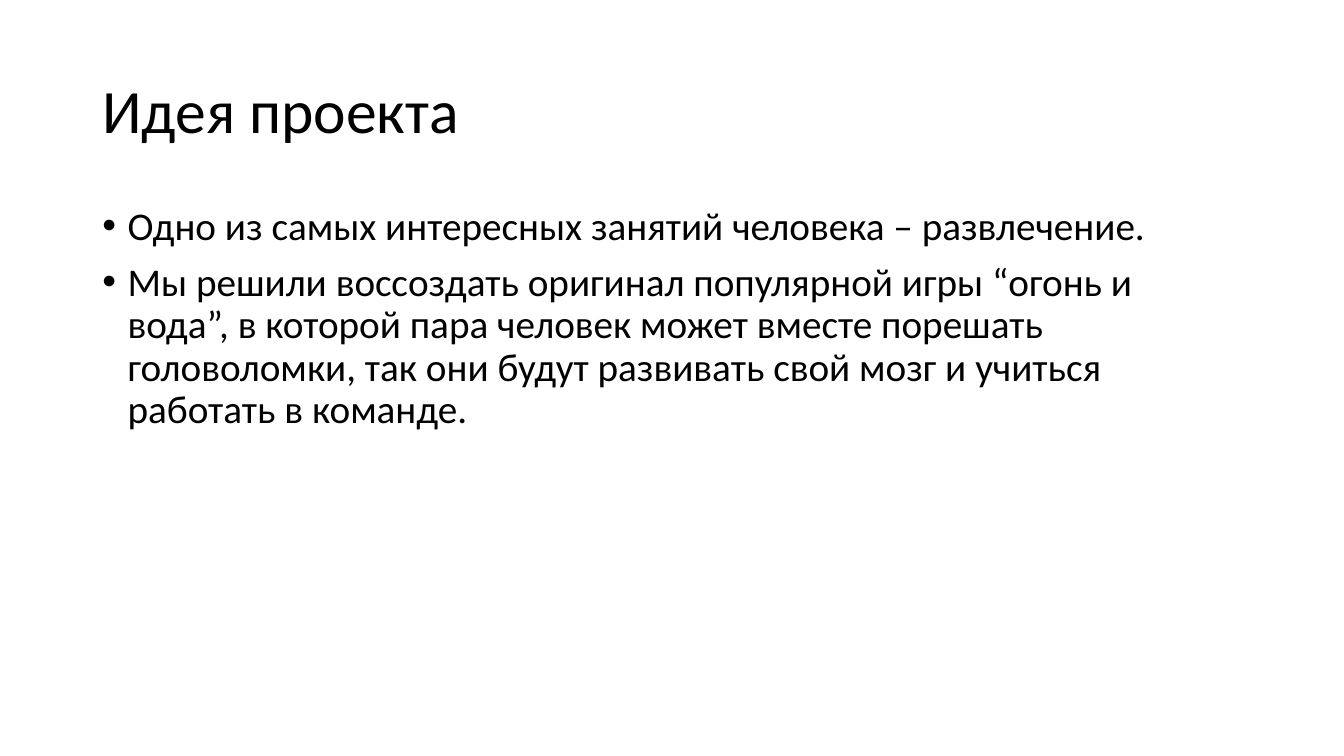
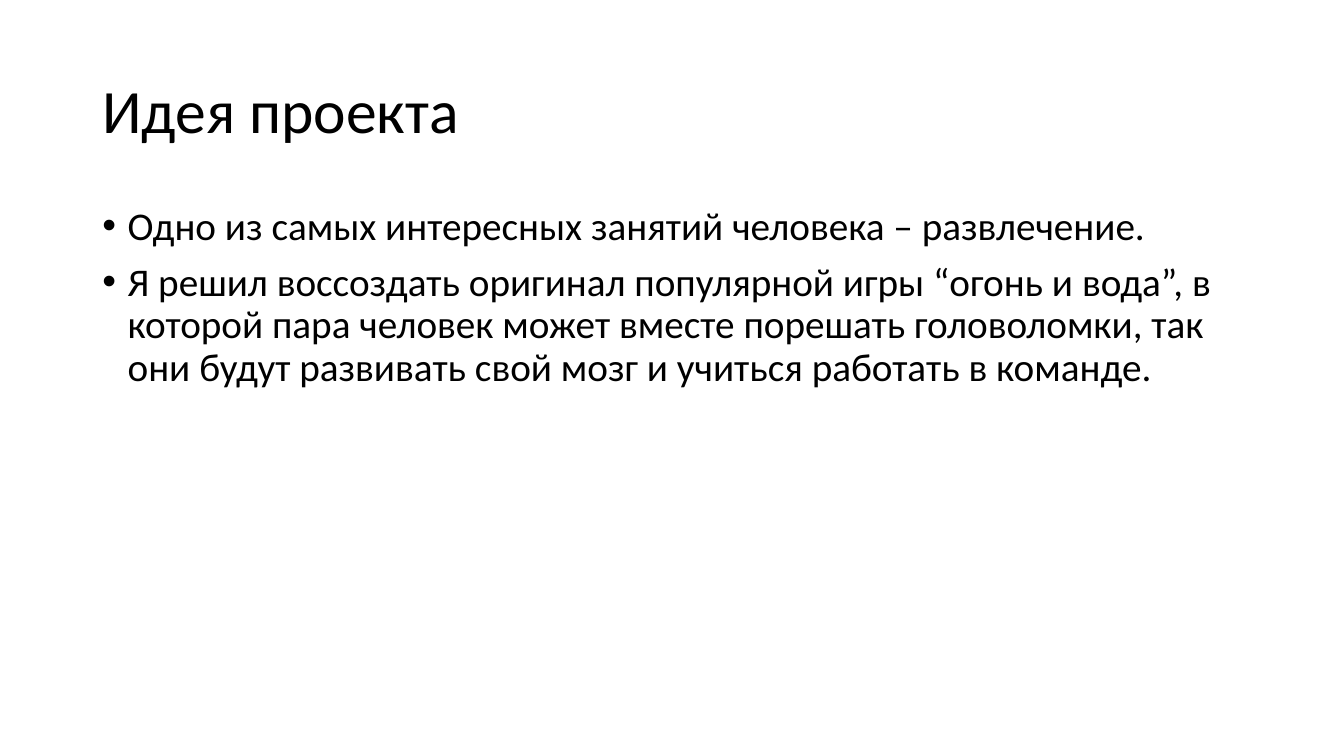
Before and after one commit to cheeeeel/fire-and-water, a slide deck: slide 2 of общие/презетация.pptx. Drawn at 1344x756 pixels with LibreOffice and Linux fonts; fonts in the diff are those of the drawing. Boxes give left, top, right and bottom in pixels: in the first picture for what was removed or moved away, otherwise in the second. Text is boxed around its words. In the diff, an @@ line names an element or a change of style, - is before the commit and + after.

Commit message:
+pptx and small fix

```diff
--- a/общие/презетация.pptx
+++ b/общие/презетация.pptx
@@ text at (128, 268, 1211, 388): text changed @@
-• Мы решили воссоздать оригинал популярной игры “огонь и вода”, в которой пара человек может вместе порешать головоломки, так они будут развивать свой мозг и учиться работать в команде.
+• Я решил воссоздать оригинал популярной игры “огонь и вода”, в которой пара человек может вместе порешать головоломки, так они будут развивать свой мозг и учиться работать в команде.
```
Also in this commit, not shown: 5 other slides changed, 2 slides added, 3 other files.
